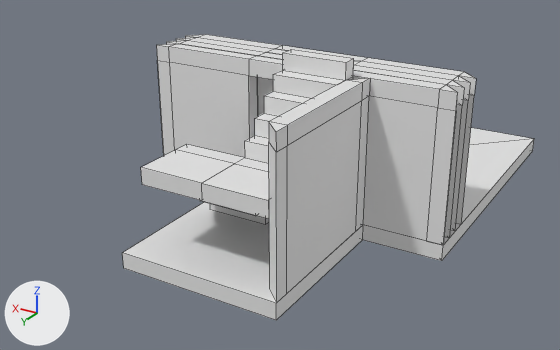
What one commit did to the FBX model Assets/Josh/level.fbx.
Camera for both pictures: a 50 mm lens placed at (-12.1, 58.0, 22.0), pointed at (12.1, 17.8, 1.8). The axes (+X, +Y, +Z) are drawn at lower left. The lights are the same throughout. The first picture is the older version. Mesh edges are drawn as thin lines. Where no turn or scale is listed for an object, it has been applied to the vertices.

The first picture shows 'doorway', 'floor/roof', 'half_floor', 'half_wall', 'staris', 'tri_wall', 'wall', 'winddow_wall'.
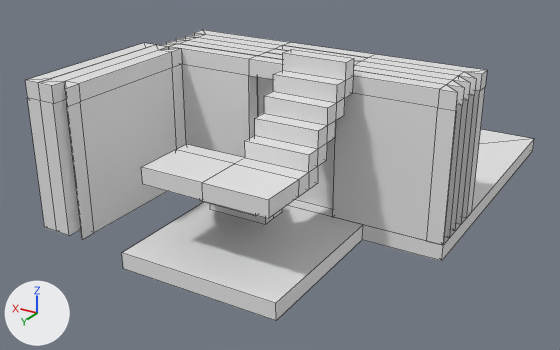
Pixel boxes [x1, y1, x2, y2] of what changed, in the pictures (560 x 350 px):
'half_floor', moved
    both: [122, 202, 363, 320]
'half_wall', deleted
    before: [269, 78, 370, 302]
'half_wall.001', added
    after: [65, 49, 186, 239]
'wall', moved
    before: [166, 40, 464, 238]
    after: [194, 30, 487, 218]
'half_wall.002', added
    after: [38, 45, 169, 235]
'wall.001', added
    after: [166, 40, 464, 238]
'half_wall.003', added
    after: [25, 43, 155, 231]

The change in detail:
Material 'ANVIL_Unassigned.019' (mat_anvil_unassigned_019) is new.
Its base color is (0.8, 0.8, 0.8) (white #e7e7e7).
Material 'ANVIL_Unassigned.009' (mat_anvil_unassigned_009) is new.
Its base color is (0.8, 0.8, 0.8) (white #e7e7e7).
Material 'ANVIL_Unassigned.011' (mat_anvil_unassigned_011) is new.
Its base color is (0.8, 0.8, 0.8) (white #e7e7e7).
Mesh me_cube_002 is new.
It has 18 vertices, 18 faces and spans x 0.0..1.0, y -10.0..0.0, z -9.0..0.0.
It uses material mat_anvil_unassigned_019 (white #e7e7e7).
Mesh me_cube_006 is new.
It has 26 vertices, 26 faces and spans x 0.0..1.0, y -10.0..0.0, z -9.0..0.0.
It uses material mat_anvil_unassigned_009 (white #e7e7e7).
Mesh me_cube_007 is new.
It has 30 vertices, 31 faces and spans x -10.0..10.0, y 9.0..10.0, z -1.0..8.0.
It uses material mat_anvil_unassigned_011 (white #e7e7e7).
Mesh me_cube_005_1 is new.
It has 18 vertices, 18 faces and spans x 0.0..1.0, y -10.0..0.0, z -9.0..0.0.
It uses material mat_anvil_unassigned_007 (white #e7e7e7).
Object 'wall' (ob_wall) moves from (10.0, 9.0, 2.0) to (10.0, 6.0, 2.0).
Object 'half_floor' (ob_half_floor) moves from (5.0, 29.97, 1.0) to (5.0, 30.0, 1.0).
Object 'half_wall' (ob_half_wall) is deleted.
Object 'half_wall.001' (ob_half_wall_001) is new; it shows me_cube_002.
Its location is (18.0, 30.0, 10.0).
Object 'half_wall.003' (ob_half_wall_003) is new; it shows me_cube_006.
Its location is (20.0, 30.0, 10.0).
Object 'wall.001' (ob_wall_001) is new; it shows me_cube_007.
Its location is (10.0, 9.0, 2.0).
Object 'half_wall.002' (ob_half_wall_002) is new; it shows me_cube_005_1.
Its location is (19.0, 30.0, 10.0).
